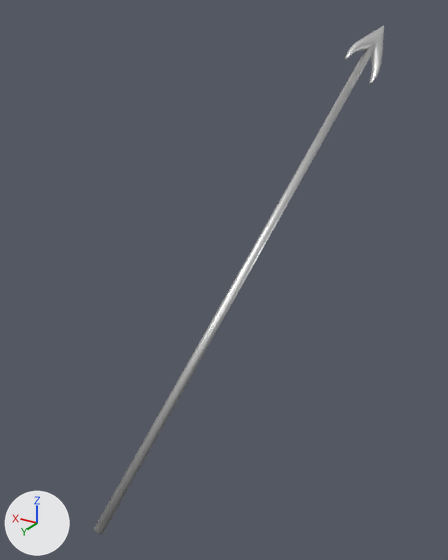
A saved change to the FBX model Assets/_Blender/Enemies/Diver/Harpoon/Harpoon Arrow.fbx.
Rendered twice from a 50 mm lens placed at (-8.29, 2.38, 5.11), pointed at (-3.3, -5.95, 0.95). Arrows for +X, +Y and +Z are at lower left; the lights stay in place.

Objects in the first picture: 'Arrow'.
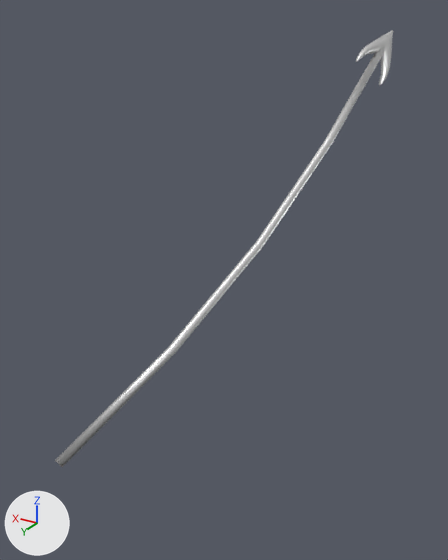
The newer file adds a shape key; the second version is drawn at full value of the shape key 'R Bend' of 'Arrow', and the change is written as the vertex moves it makes.

Edits to the scene script, one JSON object a line:
```json
{"block": "me_cylinder_005", "where": "# used by ob_arrow; location = (-4.35, -9.28, 4.44); rotation_euler = (0.524, 0.728, 1.414), in degrees (30, 42, 81)"}
{"op": "remove", "block": "me_cylinder_005", "code": "me_cylinder_005.from_pydata(...)  # 268 vertices, 262 faces; spans x -0.69..9.22, y -0.09..0.09, z -0.36..0.36"}
{"op": "add", "block": "me_cylinder_005", "code": "me_cylinder_005.from_pydata(...)  # 292 vertices, 286 faces; spans x -0.69..9.08, y -0.16..0.09, z -0.36..1.25"}
{"block": "me_cylinder_005", "change": "me_cylinder_005 part 1"}
{"block": "me_cylinder_005", "change": "10 faces are deleted"}
{"block": "me_cylinder_005", "change": "3 vertices in x 9.22, y -0.06..0.05, z -0.07..-0.05 move by (-0.14, -0.08, 1.17)"}
{"block": "me_cylinder_005", "change": "5 vertices move from x 9.22, y -0.08..0.08, z 0.01..0.09 to x 9.05..9.07, y -0.16..0.0, z 1.18..1.25"}
{"block": "me_cylinder_005", "change": "12 vertices are added at x 2.15..6.79, y -0.12..0.07, z 0.09..0.65"}
{"block": "me_cylinder_005", "change": "7 new vertices lie (2.35, 0.0, 0.01) away from vertices in x -0.2, y -0.08..0.08, z -0.07..0.06"}
{"block": "me_cylinder_005", "change": "5 new vertices lie (2.34, -0.01, 0.17) away from vertices in x 2.15, y -0.06..0.05, z -0.06..0.07"}
{"block": "me_cylinder_005", "change": "34 new faces join them"}
{"op": "set", "path": "ob_arrow.location", "old": "(-4.35, -9.28, 4.44)", "new": "(-4.35, -9.86, 4.36)"}
{"op": "set", "path": "ob_arrow.rotation_euler", "old": "(0.524, 0.728, 1.414)", "new": "(0.527, 0.716, 1.416)", "note": "degrees (30, 42, 81) -> degrees (30, 41, 81)"}
```

Boxes (x1, y1, x2, y2) around the edits, measured in the pictures (448 x 560 px):
```json
{"object": "Arrow", "change": "reshaped, moved, turned", "before": [93, 26, 384, 534], "after": [55, 30, 393, 467]}
{"part": 1, "of": "me_cylinder_005", "change": "built on", "before": [93, 43, 376, 534], "after": [55, 47, 385, 467]}
```
